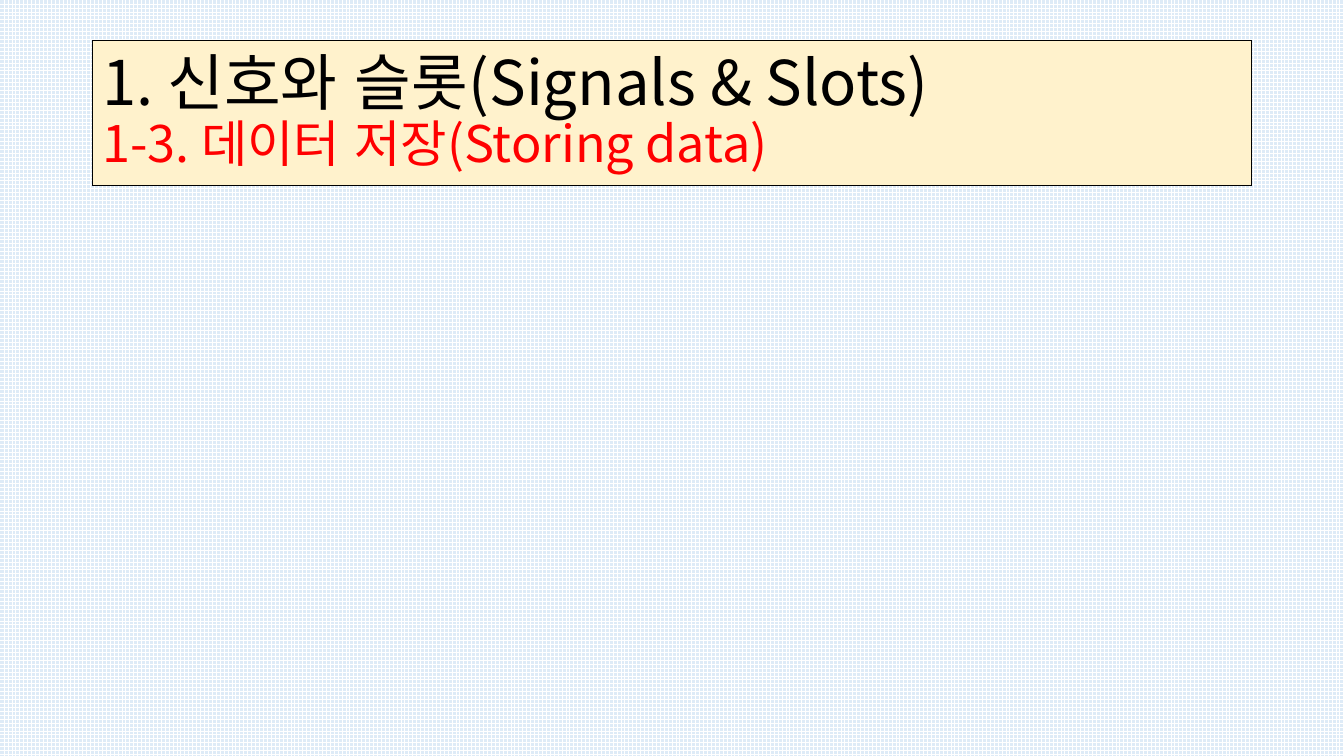
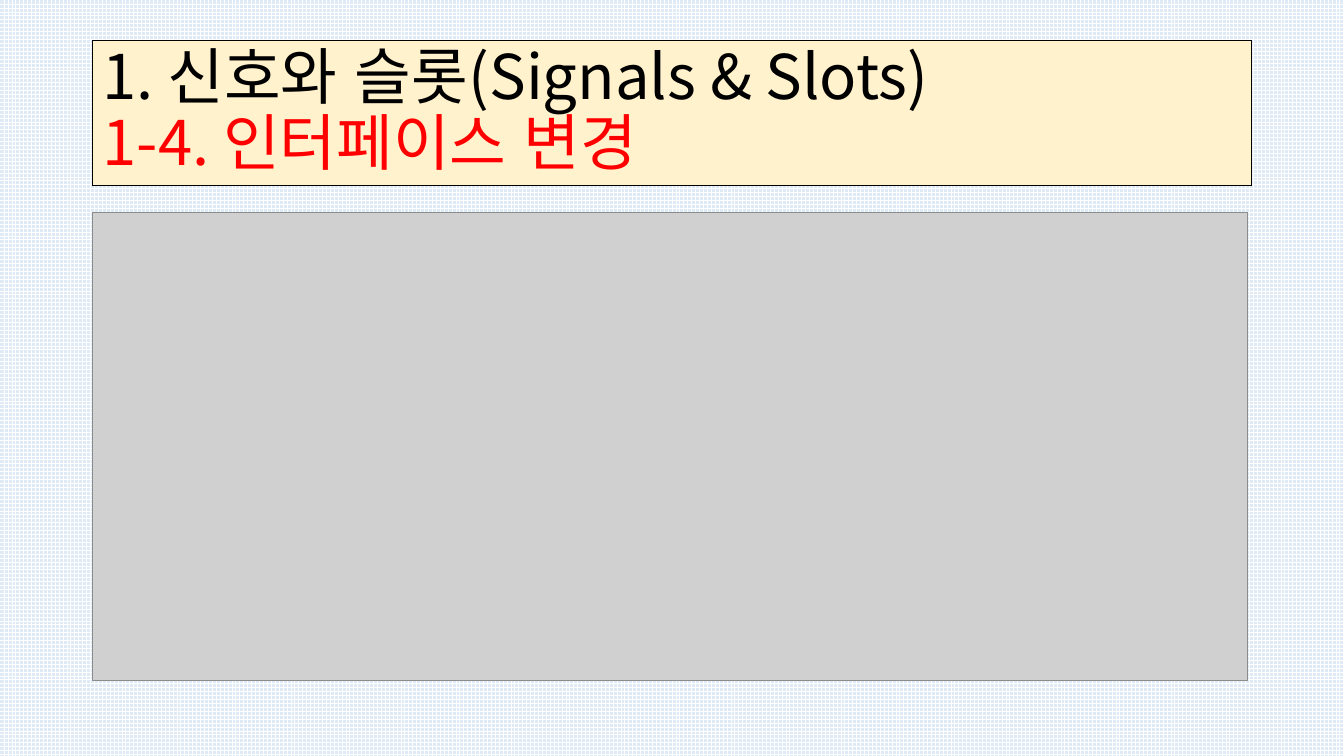
Before and after one commit to kig2929kig/PySide6, a slide deck: slide 17 of PySide-2.pptx. Drawn at 1344x756 pixels with LibreOffice and Linux fonts; fonts in the diff are those of the drawing; grey boxes stand for pictures. Boxes give left, top, right and bottom in pixels: in the first picture for what was removed or moved away, otherwise in the second. Text is boxed around its words. In the diff, an @@ line names an element or a change of style, - is before the commit and + after.

```diff
--- a/PySide-2.pptx
+++ b/PySide-2.pptx
@@ title at [102,36,929,170]: text changed @@
-1. 신호와 슬롯(Signals & Slots)
-1-3. 데이터 저장(Storing data)
+1. 신호와 슬롯(Signals & Slots)
+1-4. 인터페이스 변경
@@ picture added at [93,213,1248,681] @@
```
Also in this commit, not shown: 4 other slides changed, 6 slides added.
